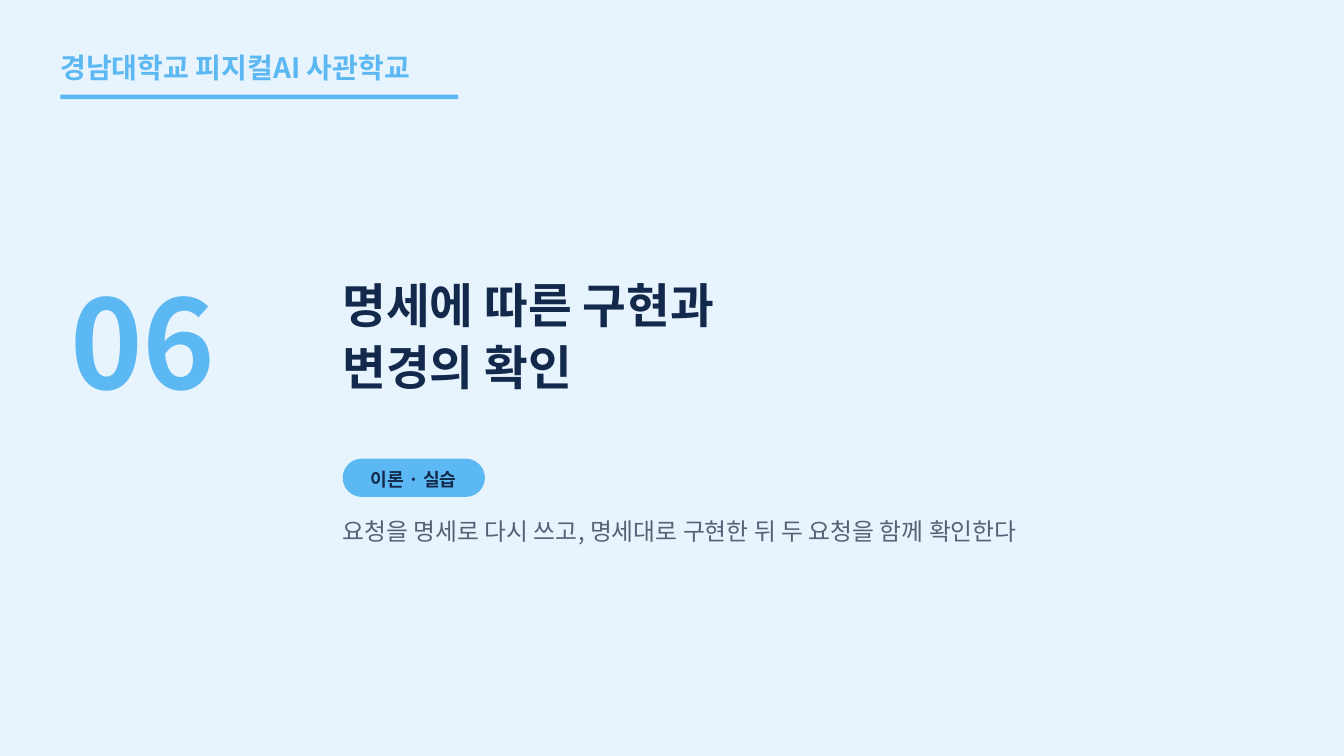
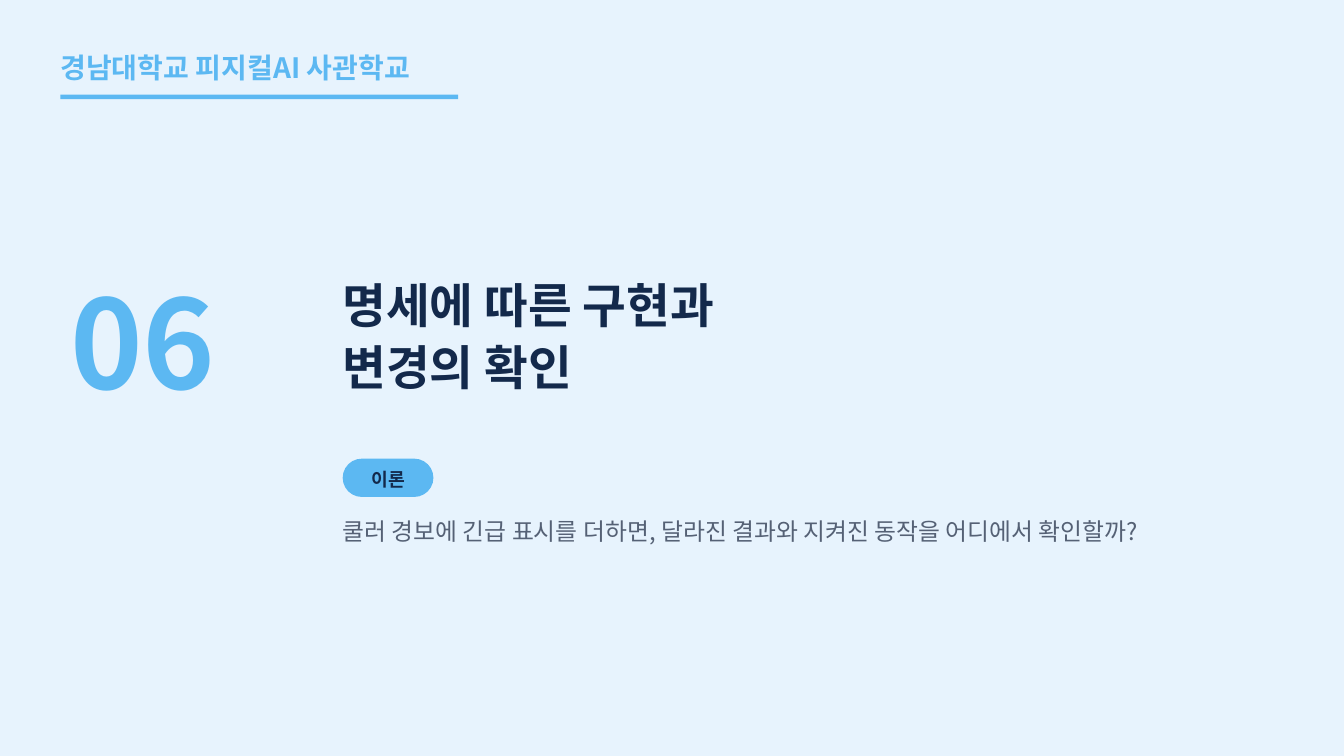
Before and after one commit to uengine-oss/hyd-iot-edu, a slide deck: slide 45 of workspace/강의제작/산출물/통합반/이론/07회차/통합반_07일차.pptx. Drawn at 1344x756 pixels with LibreOffice and Linux fonts; fonts in the diff are those of the drawing. Boxes give left, top, right and bottom in pixels: in the first picture for what was removed or moved away, otherwise in the second. Text is boxed around its words. In the diff, an @@ line names an element or a change of style, - is before the commit and + after.

```diff
--- a/workspace/강의제작/산출물/통합반/이론/07회차/통합반_07일차.pptx
+++ b/workspace/강의제작/산출물/통합반/이론/07회차/통합반_07일차.pptx
@@ rounded rectangle resized from (x1=343, y1=459, x2=485, y2=497) to (x1=343, y1=459, x2=434, y2=497) @@
@@ text at (x1=371, y1=470, x2=404, y2=488): text changed @@
-이론 · 실습
+이론
@@ text at (x1=343, y1=520, x2=1138, y2=544): text changed @@
-요청을 명세로 다시 쓰고, 명세대로 구현한 뒤 두 요청을 함께 확인한다
+쿨러 경보에 긴급 표시를 더하면, 달라진 결과와 지켜진 동작을 어디에서 확인할까?
```
Also in this commit, not shown: 2 other slides changed, 2 slides added, 2 slides removed, 24 other files.
